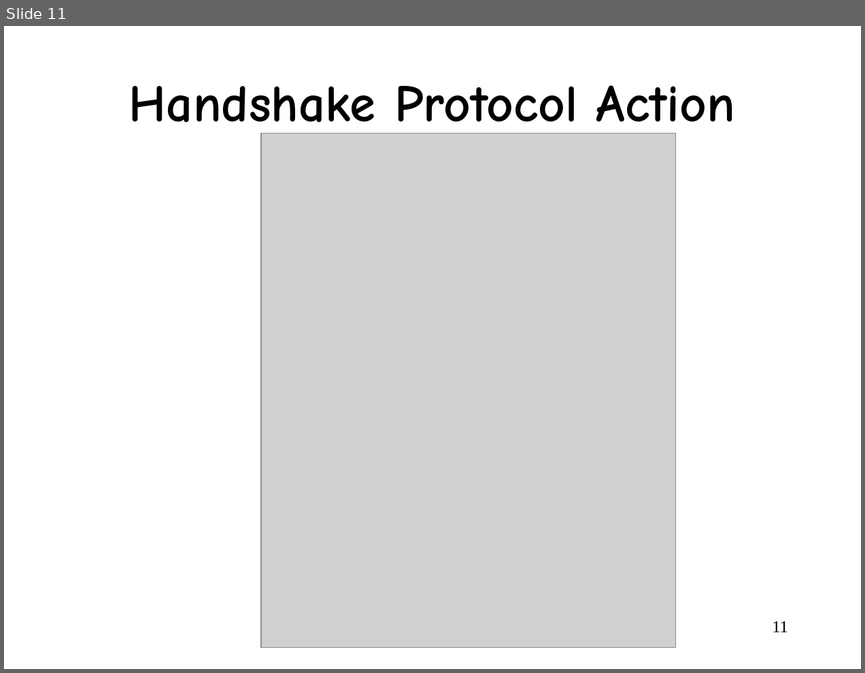
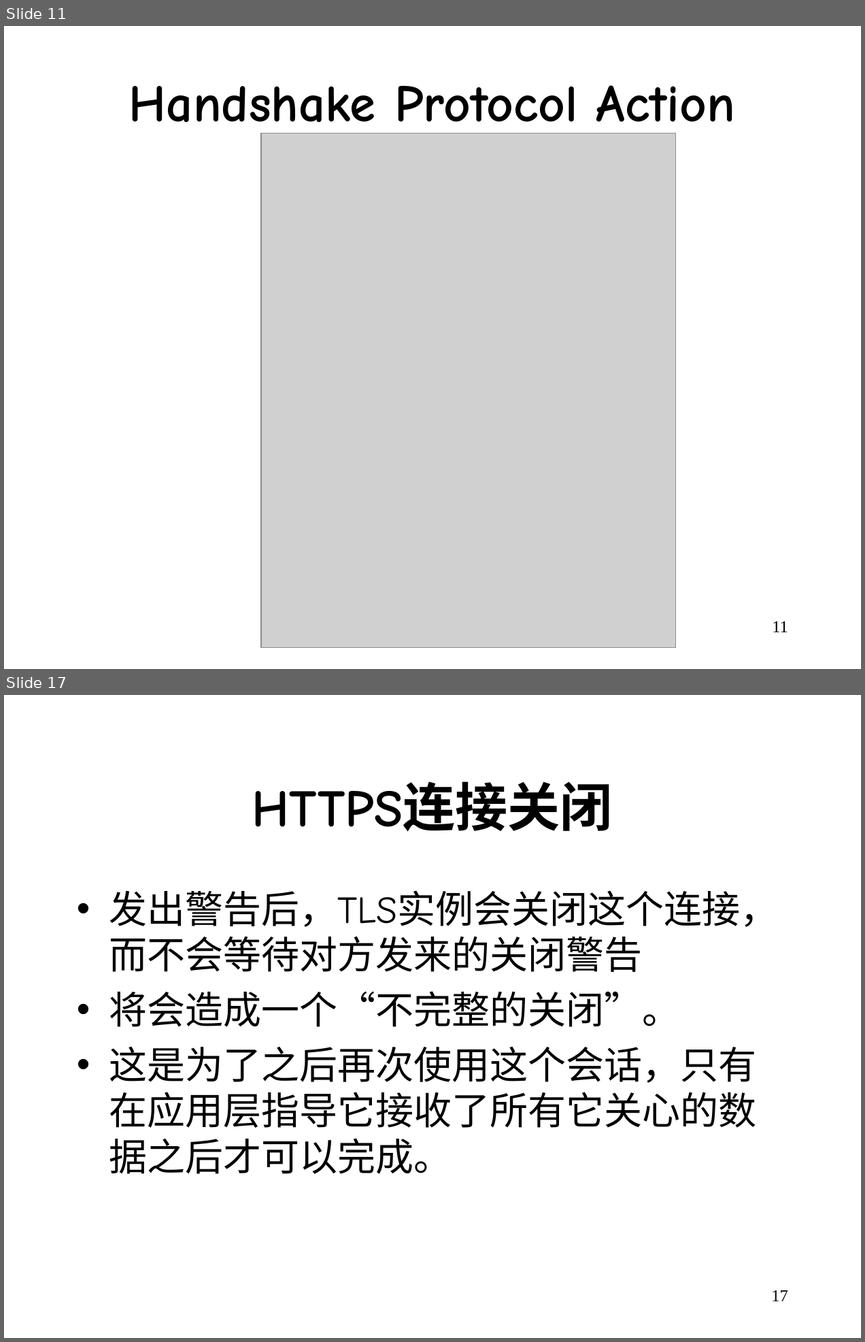
Before and after one commit to wangjin0818/Network_Security, a slide deck: week 08/Chapter 7.ppt. Shown one above the other, each under a label of ours: slide 11 before the commit, slides 11 and 17 after it; the slides between them are not shown. The pictures are 865x673 and 865x1342 pixels, drawn with LibreOffice and Linux fonts; fonts in the diff are those of the drawing; grey boxes stand for pictures. Boxes give left, top, right and bottom in pixels: in the first picture for what was removed or moved away, otherwise in the second. Text is boxed around its words. In the diff, an @@ line names an element or a change of style, - is before the commit and + after.

```diff
--- a/week 08/Chapter 7.ppt
+++ b/week 08/Chapter 7.ppt
@@ slide 17 added at [4,695,861,1338], background #FFFFFF @@
@@ title added at [252,781,613,832], 44 pt, text #000000, bold @@
+HTTPS连接关闭
@@ text added at [109,890,779,1174], 32 pt, text #000000 @@
+• 发出警告后，TLS实例会关闭这个连接，而不会等待对方发来的关闭警告
+• 将会造成一个“不完整的关闭”。
+• 这是为了之后再次使用这个会话，只有在应用层指导它接收了所有它关心的数据之后才可以完成。
@@ page number added at [771,1290,788,1301], 14 pt, text #000000 @@
+17
```
Also in this commit, not shown: 1 slide changed, 17 other slides added, 10 slides removed.
